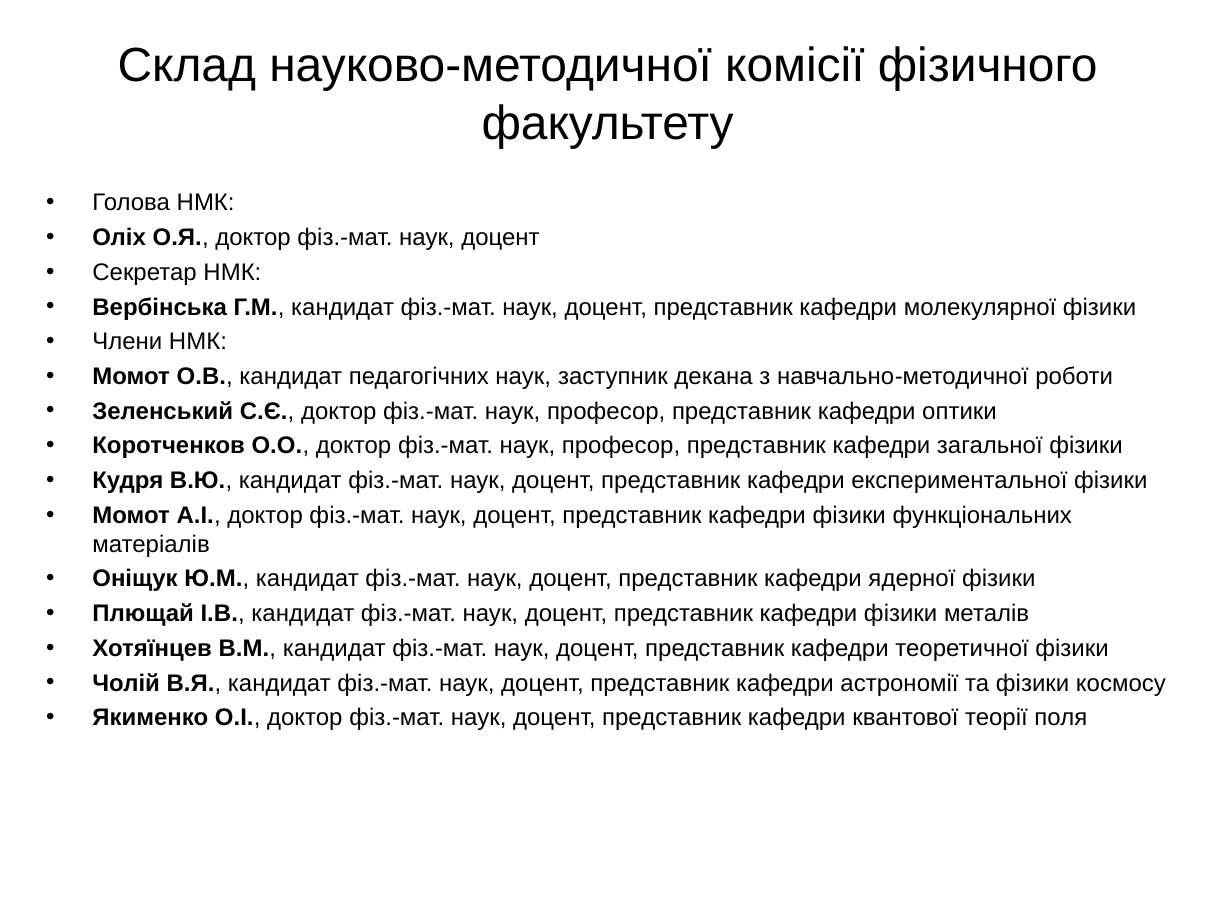
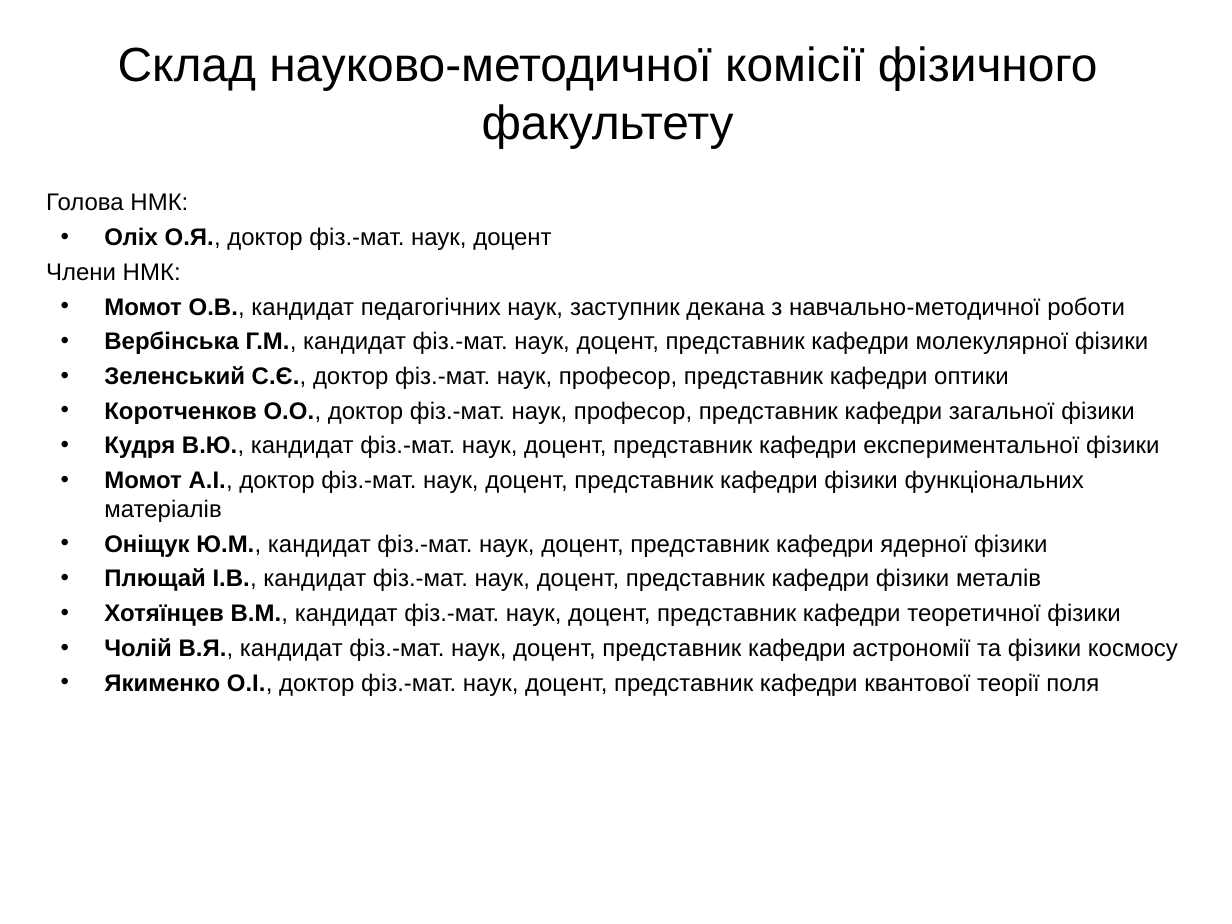
Before and after one commit to l432/NMK, a slide deck: slide 2 of Olikh/Zvit/20_21/Zvit20_21.ppt. Drawn at 1232x924 pixels with LibreOffice and Linux fonts; fonts in the diff are those of the drawing; background and template pictures are left out. Boxes give left, top, right and bottom in pixels: in the first picture for what was removed or moved away, otherwise in the second. Text is boxed around its words. In the diff, an @@ line names an element or a change of style, - is before the commit and + after.

```diff
--- a/Olikh/Zvit/20_21/Zvit20_21.ppt
+++ b/Olikh/Zvit/20_21/Zvit20_21.ppt
@@ text at <box>46,193,1178,696</box>: bullet • to none; indent changed @@
@@ text at <box>92,263,1136,320</box>: paragraphs removed @@
-• Секретар НМК:
-• Вербінська Г.М., кандидат фіз.-мат. наук, доцент, представник кафедри молекулярної фізики
@@ text at <box>104,331,1148,354</box>: paragraph added @@
+• Вербінська Г.М., кандидат фіз.-мат. наук, доцент, представник кафедри молекулярної фізики
```
Also in this commit, not shown: 2 other slides changed, 7 other files.
